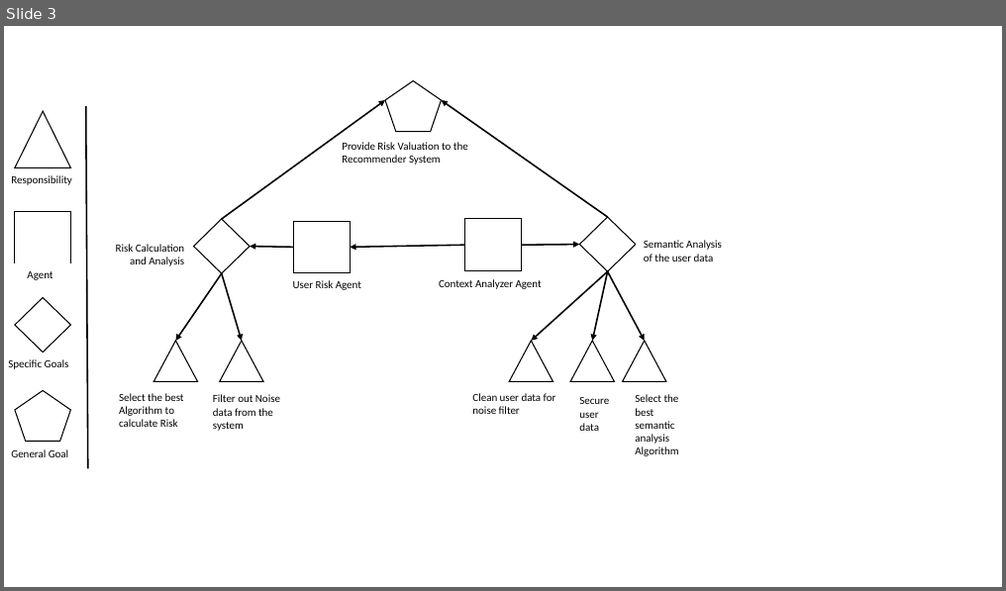
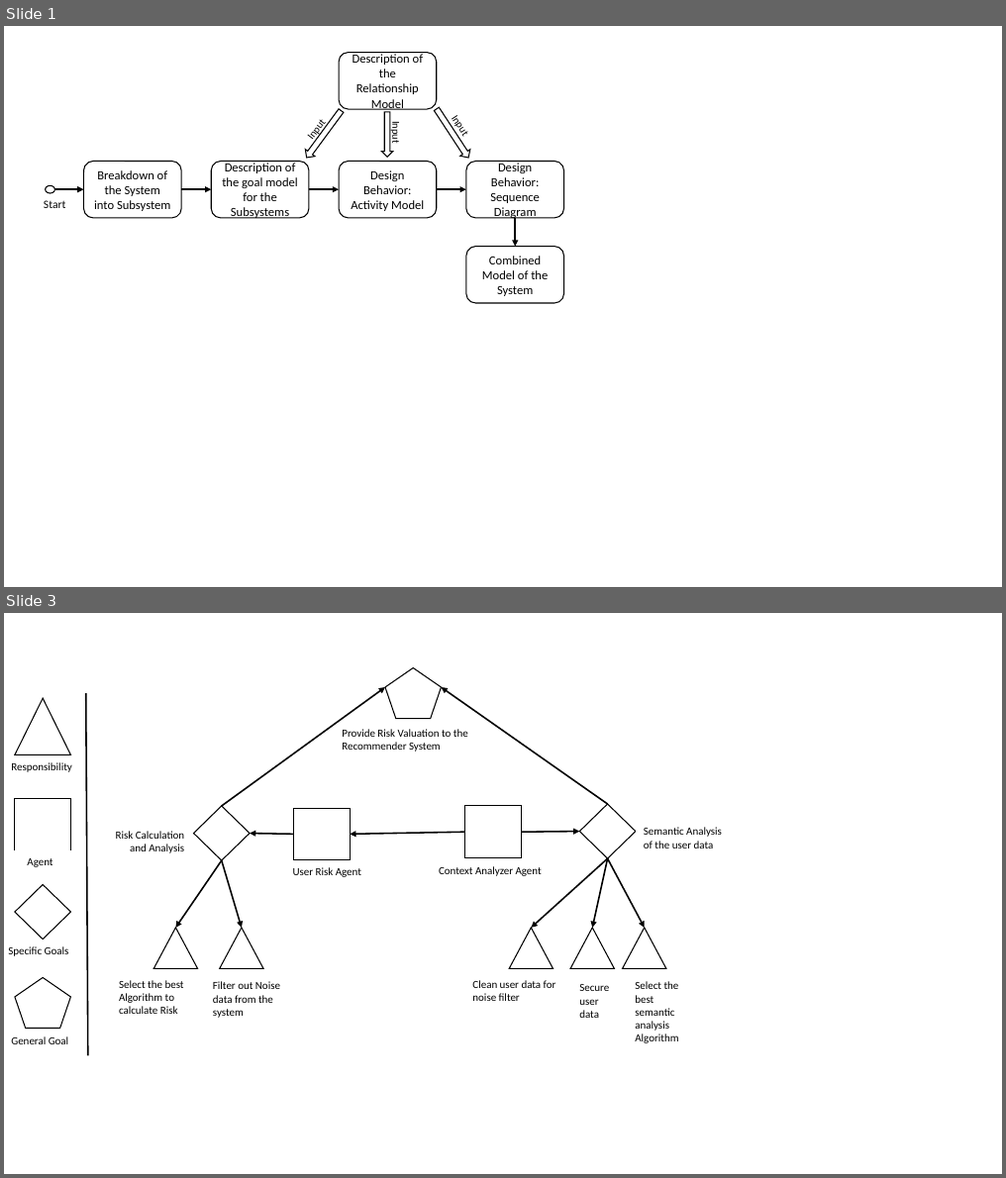
Before and after one commit to zxingz/Thesis, a slide deck: Risk Models.pptx. Shown one above the other, each under a label of ours: slide 3 before the commit, slides 1 and 3 after it; the slides between them are not shown. The pictures are 1006x591 and 1006x1178 pixels, drawn with LibreOffice and Linux fonts; fonts in the diff are those of the drawing. Boxes give left, top, right and bottom in pixels: in the first picture for what was removed or moved away, otherwise in the second. Text is boxed around its words. In the diff, an @@ line names an element or a change of style, - is before the commit and + after.

```diff
--- a/Risk Models.pptx
+++ b/Risk Models.pptx
@@ slide 1 added at box(4, 26, 1002, 587), background #FFFFFF @@
@@ rounded rectangle added at box(339, 52, 437, 109), fill #FFFFFF, outline #000000 1 pt, 12 pt, text #000000 @@
+Description of the Relationship Model
@@ text added at box(297, 99, 343, 150), 10 pt, text #000000 @@
+Input
@@ right arrow added at box(302, 107, 346, 162), fill #FFFFFF, outline #000000 1 pt @@
@@ right arrow added at box(381, 112, 393, 157), fill #FFFFFF, outline #000000 1 pt @@
@@ right arrow added at box(432, 106, 473, 162), fill #FFFFFF, outline #000000 1 pt @@
@@ text added at box(443, 104, 486, 157), 10 pt, text #000000 @@
+Input
@@ text added at box(390, 123, 403, 144), 10 pt, text #000000 @@
+Input
@@ rounded rectangle added at box(83, 162, 181, 218), fill #FFFFFF, outline #000000 1 pt, 12 pt, text #000000 @@
+Breakdown of the System into Subsystem
@@ rounded rectangle added at box(211, 162, 310, 218), fill #FFFFFF, outline #000000 1 pt, 12 pt, text #000000 @@
+Description of the goal model for the Subsystems
@@ rounded rectangle added at box(339, 162, 437, 218), fill #FFFFFF, outline #000000 1 pt, 12 pt, text #000000 @@
+Design Behavior: Activity Model
@@ rounded rectangle added at box(466, 162, 564, 218), fill #FFFFFF, outline #000000 1 pt, 12 pt, text #000000 @@
+Design Behavior: Sequence Diagram
@@ text added at box(44, 200, 65, 208), 11 pt, text #000000 @@
+Start
@@ ellipse added at box(46, 185, 54, 193), fill #FFFFFF, outline #000000 1 pt @@
@@ arrow added from (54, 190) to (83, 190), #000000 1.5 pt @@
@@ arrow added from (181, 190) to (211, 190), #000000 1.5 pt @@
@@ arrow added from (309, 190) to (339, 190), #000000 1.5 pt @@
@@ arrow added from (437, 190) to (466, 190), #000000 1.5 pt @@
@@ arrow added from (515, 218) to (515, 246), #000000 1.5 pt @@
@@ rounded rectangle added at box(466, 246, 564, 303), fill #FFFFFF, outline #000000 1 pt, 12 pt, text #000000 @@
+Combined Model of the System
```
Also in this commit, not shown: 1 slide changed, 5 other slides added, 11 other files.
